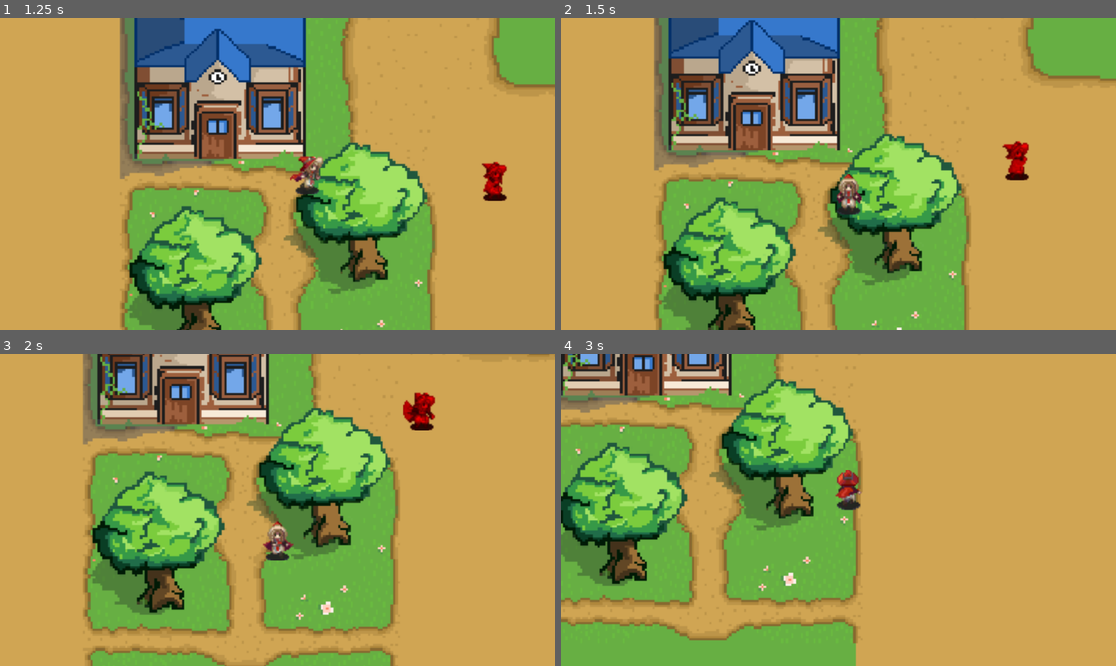
Above: before the commit, frames 1-4 (two rows, left to right).
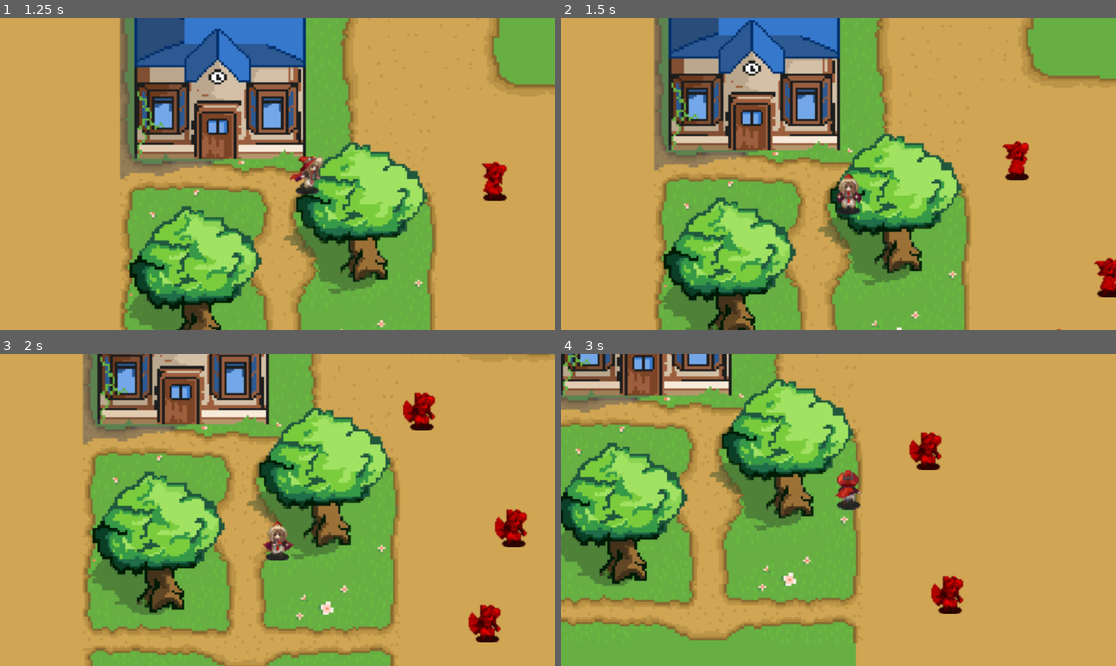
Above: after the commit, the same moments.

Repository: DrewCoding/179-Final-Project
Game: Godot game, scene res://Scenes/new_map_test.tscn
Two runs of this game, one before a commit and one after it. Both use one fixed random seed, a clock stepped at 60 frames per second and the inputs below.
Inputs:
- Up to frame 1 (1.25 s): hold D (right) from 0.53 s (still down)
- Up to frame 2 (1.5 s): release D (right) at 1.28 s; hold S (down) from 1.28 s (still down)
- Up to frame 3 (2 s): keep holding S (down)
- Up to frame 4 (3 s): release S (down) at 2.03 s; hold D (right) 2.03-2.78 s; hold W (up) from 2.78 s (still down)

Frame 1 is identical in both runs. In frame 2, 0.4% of the frame differs, in the area x 89-100%, y 76-100%; in frame 3, 1.1%, in the area x 84-95%, y 49-93%; in frame 4, 1.1%.

Commit message:
Fixed enemy canMove bug

Diff:
--- a/aggiemon/Scenes/new_map_test.tscn
+++ b/aggiemon/Scenes/new_map_test.tscn
@@ -1579,7 +1579,7 @@
 size = Vector2(355, 559)
 
 [sub_resource type="RectangleShape2D" id="RectangleShape2D_qyksh"]
-size = Vector2(342, 204.5)
+size = Vector2(342, 225)
 
 [sub_resource type="RectangleShape2D" id="RectangleShape2D_fijs6"]
 size = Vector2(2153, 56.5)
@@ -1607,6 +1607,12 @@
 
 [node name="Enemy" parent="OverWorld" instance=ExtResource("3_m4a4n")]
 position = Vector2(952.24786, 265.61157)
+
+[node name="Enemy2" parent="OverWorld" instance=ExtResource("3_m4a4n")]
+position = Vector2(1143, 508)
+
+[node name="Enemy3" parent="OverWorld" instance=ExtResource("3_m4a4n")]
+position = Vector2(890, 508)
 
 [node name="Camera2D" type="Camera2D" parent="OverWorld"]
 position = Vector2(166.25494, 153.60397)
@@ -1615,7 +1621,7 @@
 script = ExtResource("4_xqlrx")
 upper_bound = 330
 lower_bound = 700
-left_bound = 800
+left_bound = 25
 right_bound = 800
 
 [node name="Player" parent="OverWorld" instance=ExtResource("4_n21db")]
@@ -1641,30 +1647,30 @@
 character = NodePath("../../Player")
 overworld_menu = NodePath("../Overworld Menu")
 
-[node name="StaticBody2D" type="StaticBody2D" parent="."]
-
-[node name="Unity Center Boundary" type="CollisionShape2D" parent="StaticBody2D"]
+[node name="Boundaries" type="StaticBody2D" parent="."]
+
+[node name="Unity Center Boundary" type="CollisionShape2D" parent="Boundaries"]
 position = Vector2(254.5, -204.5)
 shape = SubResource("RectangleShape2D_2mu0y")
 
-[node name="Shop Boundary" type="CollisionShape2D" parent="StaticBody2D"]
-position = Vector2(1160, -554.75)
+[node name="Shop Boundary" type="CollisionShape2D" parent="Boundaries"]
+position = Vector2(1160, -544.5)
 shape = SubResource("RectangleShape2D_qyksh")
 
-[node name="North Boundary" type="CollisionShape2D" parent="StaticBody2D"]
+[node name="North Boundary" type="CollisionShape2D" parent="Boundaries"]
 position = Vector2(373.5, -676.25)
 shape = SubResource("RectangleShape2D_fijs6")
 
-[node name="South Boundary" type="CollisionShape2D" parent="StaticBody2D"]
+[node name="South Boundary" type="CollisionShape2D" parent="Boundaries"]
 position = Vector2(374, 1268)
 shape = SubResource("RectangleShape2D_fijs6")
 
-[node name="West Boundary" type="CollisionShape2D" parent="StaticBody2D"]
+[node name="West Boundary" type="CollisionShape2D" parent="Boundaries"]
 position = Vector2(-619, 221)
 rotation = 1.5707964
 shape = SubResource("RectangleShape2D_fijs6")
 
-[node name="East Boundary" type="CollisionShape2D" parent="StaticBody2D"]
+[node name="East Boundary" type="CollisionShape2D" parent="Boundaries"]
 position = Vector2(1383, 221)
 rotation = 1.5707964
 shape = SubResource("RectangleShape2D_fijs6")
--- a/aggiemon/Scripts/game_manager.gd
+++ b/aggiemon/Scripts/game_manager.gd
@@ -8,7 +8,6 @@
 @onready var player_hurt_box : Area2D = $OverWorld/Player/HurtBox
 @onready var player : Player = $OverWorld/Player
 @onready var camera : Camera2D = $OverWorld/Camera2D
-@onready var enemyOW : Enemy = $OverWorld/Enemy
 
 func _ready() -> void:
 	player_hurt_box.area_entered.connect(_start_battle)
@@ -39,7 +38,9 @@
 	add_child(battle_screen)
 	print("Body Entered")
 
-	enemyOW.canMove = false
+	for child in get_children():
+		if child is Enemy:
+			child.canMove = false
 	camera.enabled = false
 	player.set_battle_mode(true)
 	var battle_set_up : BattleSetUp = $BattleSetUp
